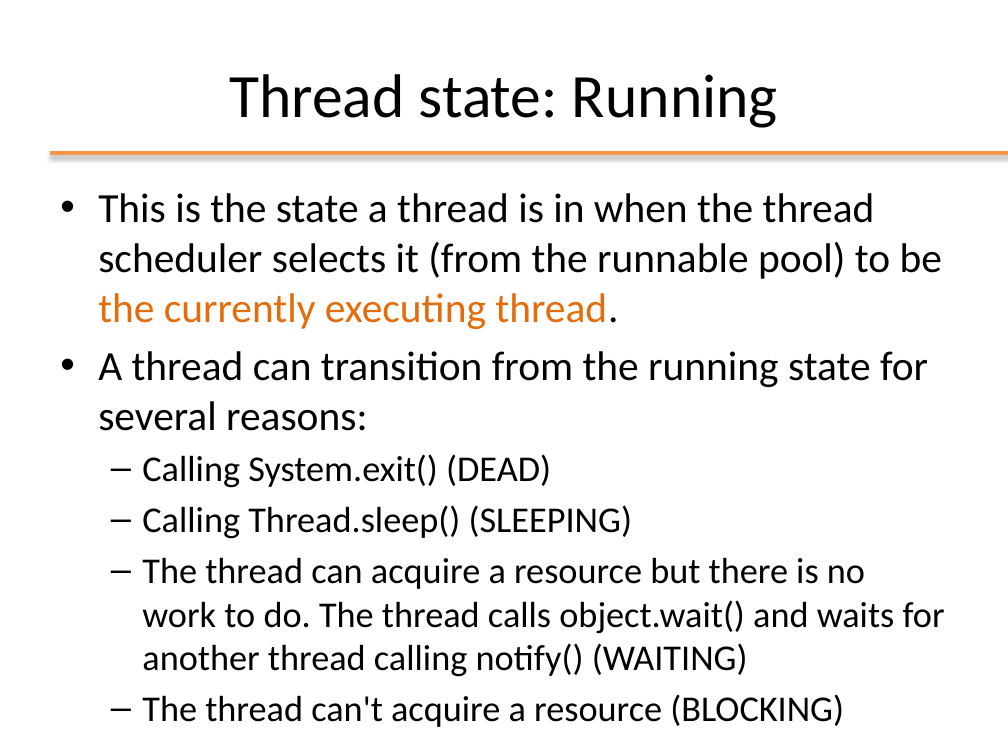
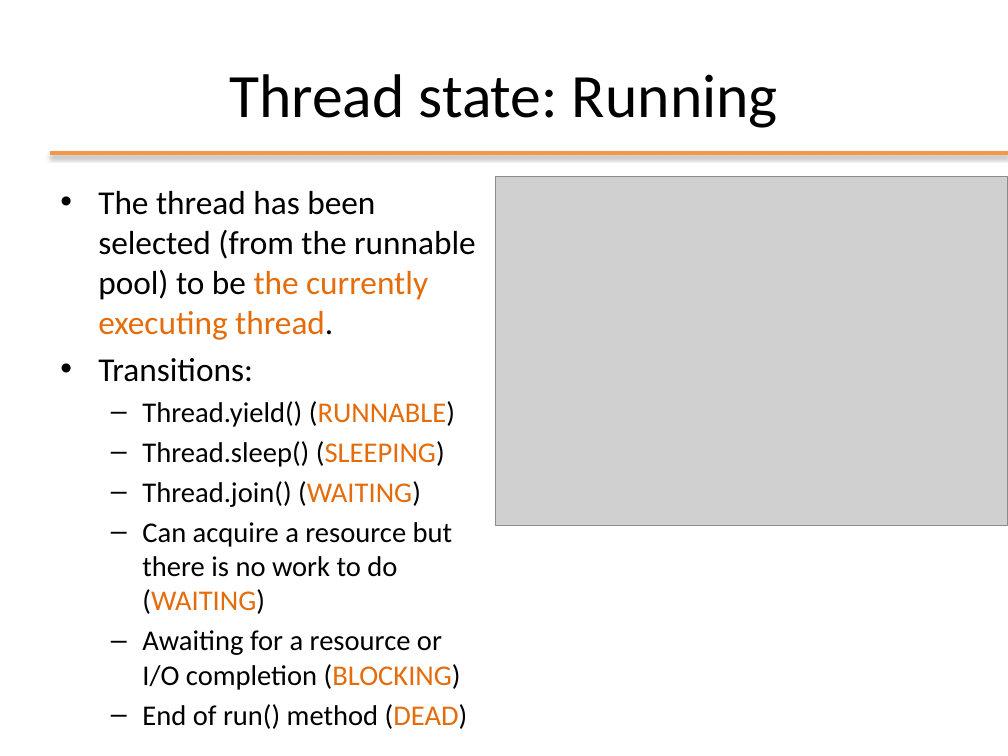
Before and after one commit to Andrea99-beep/ooprogramming, a slide deck: slide 27 of slides/ppt/11_Threads.pptx (slide 24 before the commit). Drawn at 1008x756 pixels with LibreOffice and Linux fonts; fonts in the diff are those of the drawing; grey boxes stand for pictures; background and template pictures are left out. Boxes give left, top, right and bottom in pixels: in the first picture for what was removed or moved away, otherwise in the second. Text is boxed around its words. In the diff, an @@ line names an element or a change of style, - is before the commit and + after.

```diff
--- a/slides/ppt/11_Threads.pptx
+++ b/slides/ppt/11_Threads.pptx
@@ picture added at <box>495,176,1008,525</box> @@
@@ text at <box>98,191,476,690</box>: text changed; size 25.9 to 20.4 pt @@
-• This is the state a thread is in when the thread scheduler selects it (from the runnable pool) to be the currently executing thread.
-• A thread can transition from the running state for several reasons:
-  – Calling System.exit() (DEAD)
-  – Calling Thread.sleep() (SLEEPING)
-  – The thread can acquire a resource but there is no work to do. The thread calls object.wait() and waits for another thread calling notify() (WAITING)
-  – The thread can't acquire a resource (BLOCKING)
+• The thread has been selected (from the runnable pool) to be the currently executing thread.
+• Transitions:
+  – Thread.yield() (RUNNABLE)
+  – Thread.sleep() (SLEEPING)
+  – Thread.join() (WAITING)
+  – Can acquire a resource but there is no work to do (WAITING)
+  – Awaiting for a resource or I/O completion (BLOCKING)
+  – End of run() method (DEAD)
```
Also in this commit, not shown: 28 other slides changed, 1 slide added, 1 slide removed, 6 other files.
